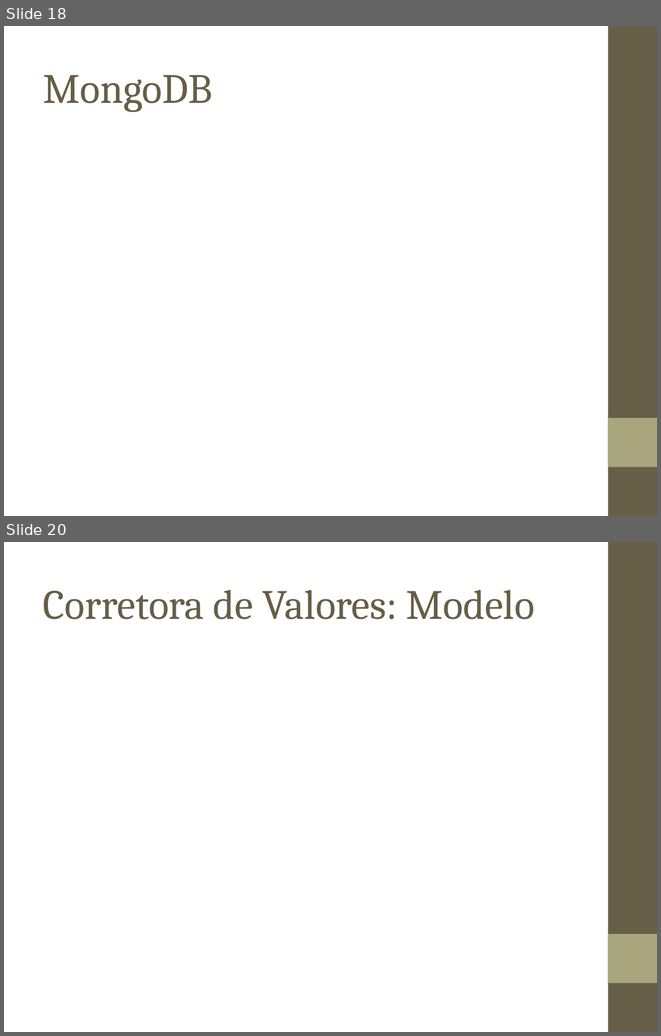
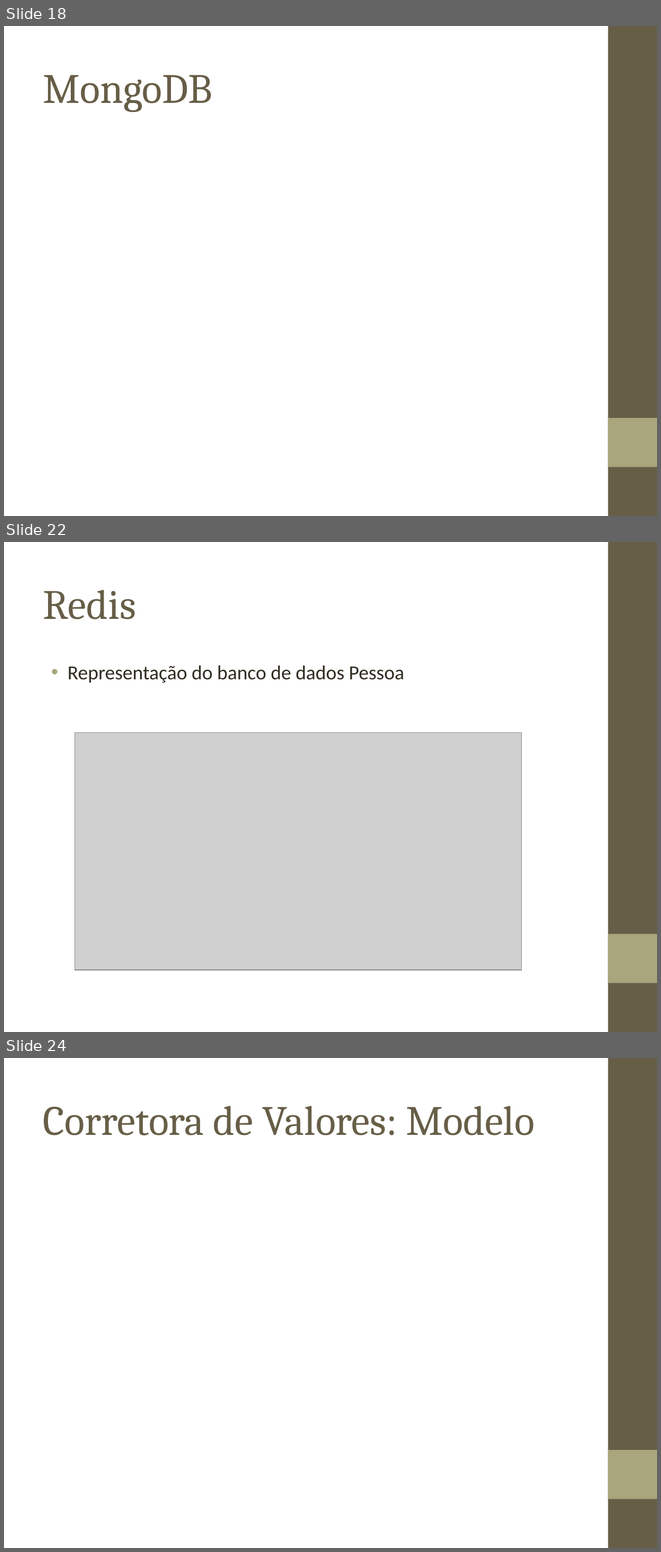
Before and after one commit to biacpaixao/Projeto_Final, a slide deck: apresentacao_projeto_final.ppt. Shown one above the other, each under a label of ours: slides 18 and 20 before the commit, slides 18, 22 and 24 after it; the slides between them are not shown. The pictures are 661x1036 and 661x1552 pixels, drawn with LibreOffice and Linux fonts; fonts in the diff are those of the drawing; grey boxes stand for pictures; background and template pictures are left out. Boxes give left, top, right and bottom in pixels: in the first picture for what was removed or moved away, otherwise in the second. Text is boxed around its words. In the diff, an @@ line names an element or a change of style, - is before the commit and + after.

```diff
--- a/apresentacao_projeto_final.ppt
+++ b/apresentacao_projeto_final.ppt
@@ slide 22 added at <box>4,542,657,1032</box>, background picture (left out); not listed: 2 template elements that a slide beside it also shows @@
@@ title added at <box>43,590,136,619</box>, 46 pt, text #675E47 @@
+Redis
@@ text added at <box>68,665,405,683</box>, 22 pt, text #2F2B20 @@
+• Representação do banco de dados Pessoa
@@ picture added at <box>74,733,521,970</box> @@
@@ what was slide 20 is now slide 24 @@
```
Also in this commit, not shown: 4 slides changed, 17 other slides added, 3 slides removed, 1 other file.
